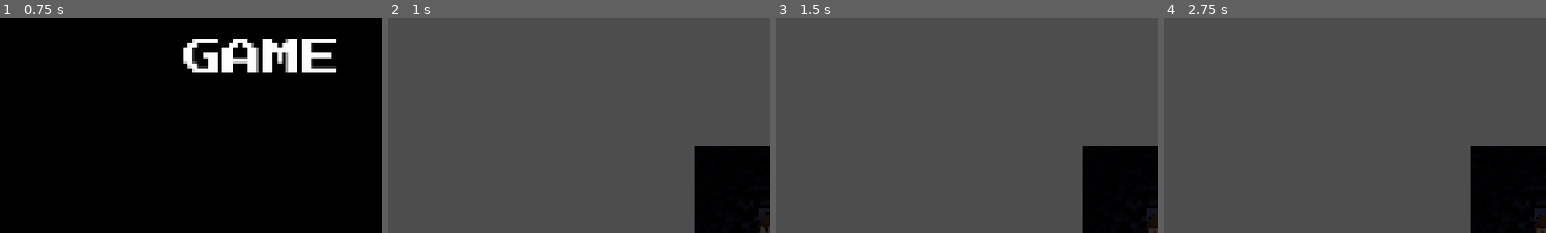
Above: before the commit, frames 1-4 (left to right).
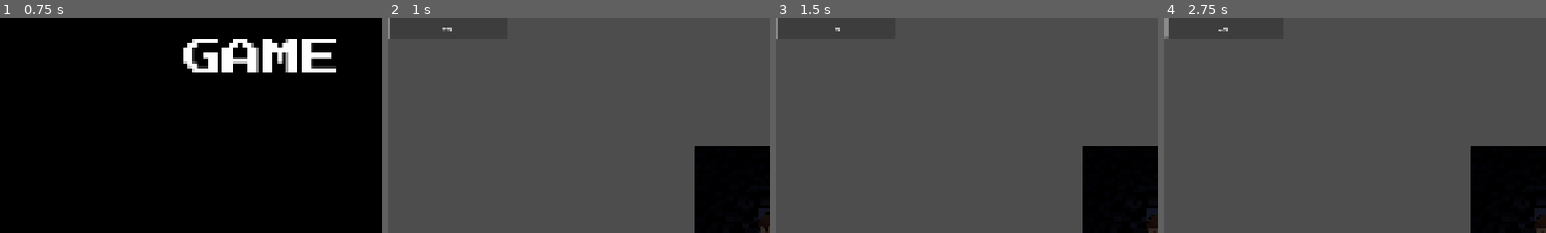
Above: after the commit, the same moments.

Repository: alemaki/SGJ_2026
Game: Godot game, scene res://addons/dho_arcade_addon/scenes/dho_main.tscn
The game is run twice, just before and just after one commit, with the same random seed, the same clock (stepped at 60 frames per second) and the same inputs.
Inputs (mouse positions are % of the whole screen's width and height, from its top left):
- Up to frame 1 (0.75 s): tap A at 0.5 s; move the mouse to (72, 45) at 0.52 s; hold Right (ui_right) from 0.53 s (still down); click (72, 45) at 0.67 s
- Up to frame 2 (1 s): keep holding Right (ui_right); tap Enter (ui_accept) at 0.77 s
- Up to frame 3 (1.5 s): tap Enter (ui_accept) at 1.25 s; move the mouse to (30, 55) at 1.27 s; release Right (ui_right) at 1.28 s; hold Down (ui_down) from 1.28 s (still down)
- Up to frame 4 (2.75 s): tap Enter (ui_accept) at 1.52 s; move the mouse to (60, 28) at 2.02 s; release Down (ui_down) at 2.03 s; hold Right (ui_right) from 2.03 s (still down)
The pictures show only the part of the screen within x 0-50%, y 0-50%; the shares and areas given below are measured in that part.

Frame 1 is identical in both runs. In frame 2, less than 0.1% of the frame differs, in the area x 0-17%, y 0-10%; in frame 3, less than 0.1%; in frame 4, 0.2%.

Commit message:
Added the obsession bar to the player camera ui

Diff:
--- a/src/resources/player_character.tscn
+++ b/src/resources/player_character.tscn
@@ -2,6 +2,7 @@
 
 [ext_resource type="Script" uid="uid://vjsabb5c7hgm" path="res://src/scripts/player_character.gd" id="1_5p0pn"]
 [ext_resource type="SpriteFrames" uid="uid://cx86j1j12tj1f" path="res://src/resources/walking_animations.tres" id="2_5p0pn"]
+[ext_resource type="PackedScene" uid="uid://cie3uytpw1f08" path="res://src/scenes/obsession_bar.tscn" id="3_acxgf"]
 
 [sub_resource type="CapsuleShape2D" id="CapsuleShape2D_vboe8"]
 height = 40.0
@@ -19,10 +20,11 @@
 fill_from = Vector2(0.5, 0.5)
 fill_to = Vector2(1, 0.3)
 
-[node name="PlayerCharacter" type="CharacterBody2D" unique_id=1915261962 node_paths=PackedStringArray("animation_player")]
+[node name="PlayerCharacter" type="CharacterBody2D" unique_id=1915261962 node_paths=PackedStringArray("animation_player", "obsession_bar")]
 collision_mask = 4
 script = ExtResource("1_5p0pn")
 animation_player = NodePath("Body")
+obsession_bar = NodePath("Camera/ObsessionBar")
 
 [node name="Body" type="AnimatedSprite2D" parent="." unique_id=2139457209]
 sprite_frames = ExtResource("2_5p0pn")
@@ -40,3 +42,12 @@
 
 [node name="Camera" type="Camera2D" parent="." unique_id=1406851156]
 zoom = Vector2(10, 10)
+
+[node name="ObsessionBar" parent="Camera" unique_id=1566583181 instance=ExtResource("3_acxgf")]
+light_mask = 2
+visibility_layer = 2
+offset_left = -90.0
+offset_top = -50.0
+offset_right = -90.0
+offset_bottom = -50.0
+scale = Vector2(0.2, 0.2)
--- a/src/scenes/map.tscn
+++ b/src/scenes/map.tscn
@@ -52,6 +52,9 @@
 
 [node name="Map" type="Node2D" unique_id=525434512]
 
+[node name="CanvasModulate" type="CanvasModulate" parent="." unique_id=512538063]
+color = Color(0.04234372, 0.057680264, 0.08566607, 1)
+
 [node name="TileMapLayer" type="TileMapLayer" parent="." unique_id=1805000170]
 tile_map_data = PackedByteArray("AAAAAAEAAAABAAEAAAABAAEAAAAEAAEAAAACAAEAAAAEAAEAAAADAAEAAAABAAEAAAAEAAEAAAABAAEAAAAFAA …(59456 unchanged characters)…
 tile_set = SubResource("TileSet_tn3ss")
@@ -60,6 +63,3 @@
 size_rows = 60
 path_give_up_chance = 0.008
 branch_give_up_chance = 0.97
-
-[node name="CanvasModulate" type="CanvasModulate" parent="." unique_id=512538063]
-color = Color(0.04234372, 0.057680264, 0.08566607, 1)
--- a/src/scenes/obsession_bar.tscn
+++ b/src/scenes/obsession_bar.tscn
@@ -6,17 +6,18 @@
 layout_mode = 3
 anchors_preset = 0
 script = ExtResource("1_8flyr")
-bar = NodePath("ProgressBar")
+bar = NodePath("CanvasLayer/ProgressBar")
+scaling_type = 2
 metadata/_custom_type_script = "uid://cefrtvnxxq8x7"
 
-[node name="Bar" type="TextureProgressBar" parent="." unique_id=946833784]
-layout_mode = 0
+[node name="CanvasLayer" type="CanvasLayer" parent="." unique_id=459383017]
+
+[node name="Bar" type="TextureProgressBar" parent="CanvasLayer" unique_id=946833784]
 offset_right = 40.0
 offset_bottom = 40.0
 fill_mode = 3
 
-[node name="ProgressBar" type="ProgressBar" parent="." unique_id=895119996]
+[node name="ProgressBar" type="ProgressBar" parent="CanvasLayer" unique_id=895119996]
 custom_minimum_size = Vector2(300, 50)
-layout_mode = 0
-offset_right = 4.0
-offset_bottom = 27.0
+offset_right = 300.0
+offset_bottom = 50.0
--- a/src/scripts/player_character.gd
+++ b/src/scripts/player_character.gd
@@ -22,6 +22,7 @@
 @export_range(0.0, 1.0, 0.01) var light_falloff_softness: float = 0.5  # 0 = linear, 1 = very soft, wide glow
 
 @export var animation_player: AnimatedSprite2D = null
+@export var obsession_bar: ObsessionBar = null
 
 const LIGHT_TEXTURE_SIZE := 256
 const LIGHT_MIN_SCALE := 0.01
@@ -30,6 +31,9 @@
 var _light: PointLight2D
 var _light_tween: Tween
 var _light_on := false
+
+func _ready() -> void:
+	obsession_bar.resume_progress()
 
 func _handle_animations(input_dir: Vector2) -> void:
 	if velocity == Vector2.ZERO:
--- a/src/scripts/ui/obsession_bar.gd
+++ b/src/scripts/ui/obsession_bar.gd
@@ -17,6 +17,7 @@
 @export var exponent_constant: float = 1.05
 @export var logarithmic_base: float = 1.5
 @export var score_conversion_scale: float = 1.0
+@export var min_obsession_progress: float = 1.0
 
 signal obsession_filled
 
@@ -54,7 +55,7 @@
 
 func scale(passed_time: float) -> float:
 	var scaling_constant: float = 0.0
-	var converted_score: float = current_score / score_conversion_scale
+	var converted_score: float = max(current_score, min_obsession_progress) / score_conversion_scale
 	match scaling_type:
 		PROGRESS_SCALING.LOGARITHMIC:
 			scaling_constant = _logaritmic_scaling(converted_score)
